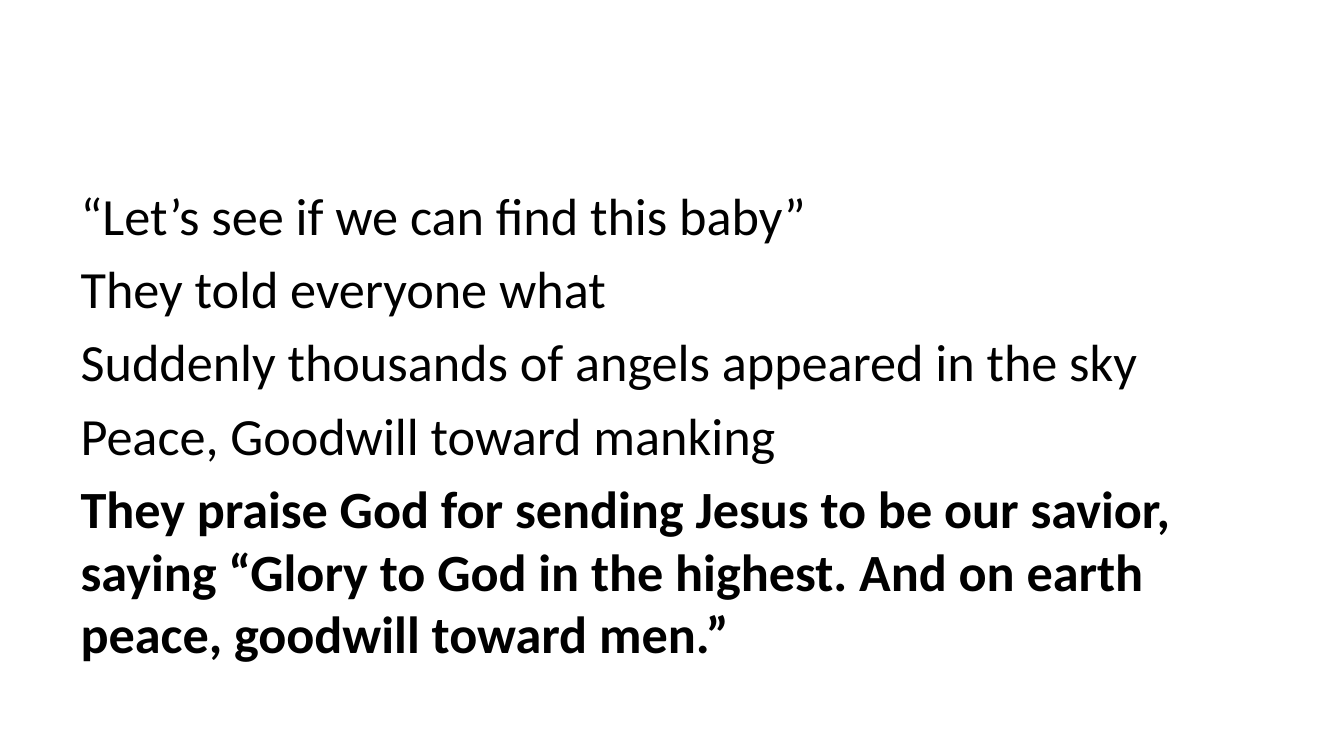
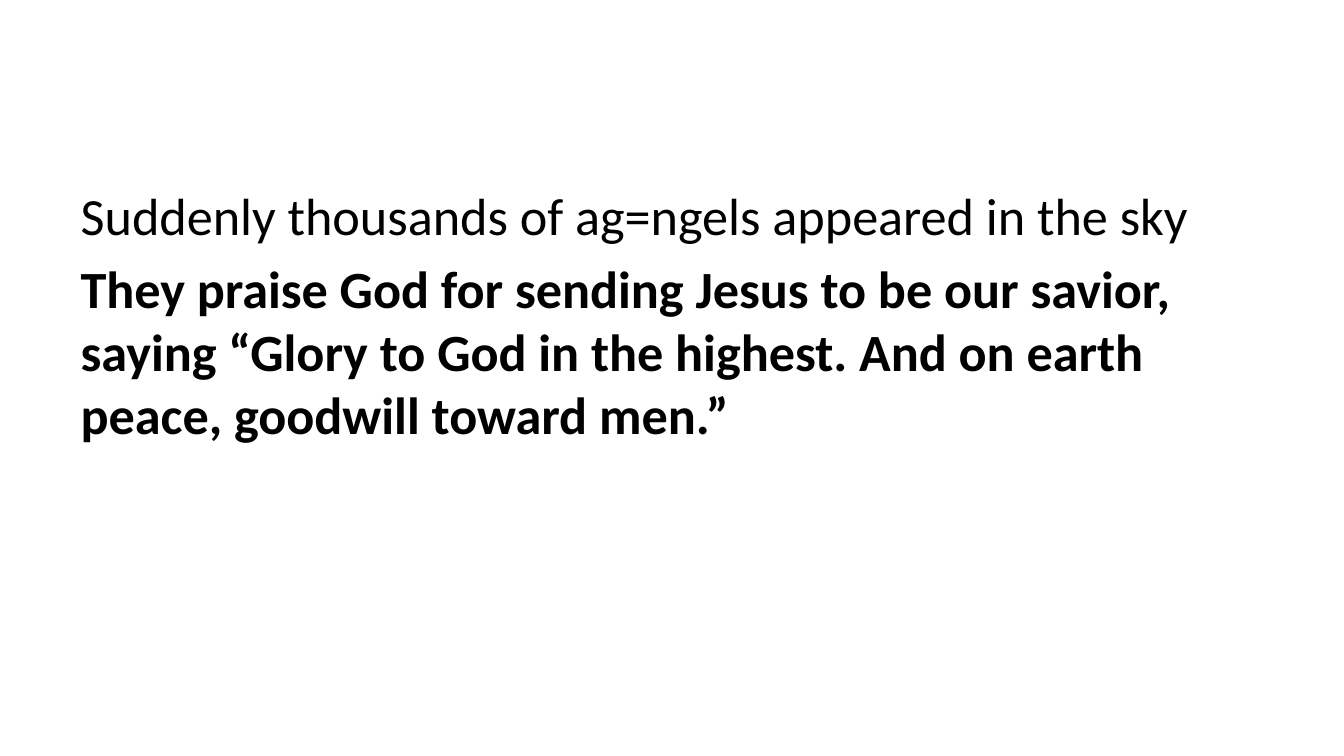
Before and after one commit to jcsalo/patient_education, a slide deck: slide 7 of christmas2004.pptx. Drawn at 1344x756 pixels with LibreOffice and Linux fonts; fonts in the diff are those of the drawing. Boxes give left, top, right and bottom in pixels: in the first picture for what was removed or moved away, otherwise in the second. Text is boxed around its words. In the diff, an @@ line names an element or a change of style, - is before the commit and + after.

```diff
--- a/christmas2004.pptx
+++ b/christmas2004.pptx
@@ text at (81,198,1188,244): text changed @@
-“Let’s see if we can find this baby”
-They told everyone what
-Suddenly thousands of angels appeared in the sky
-Peace, Goodwill toward manking
+Suddenly thousands of ag=ngels appeared in the sky
```
Also in this commit, not shown: 3 other slides changed, 41 other files.
